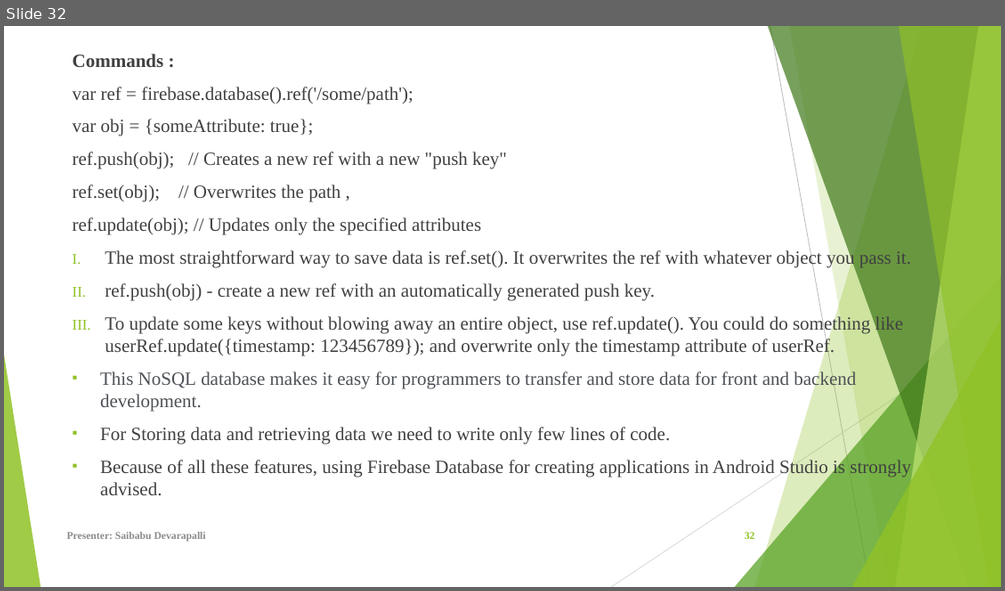
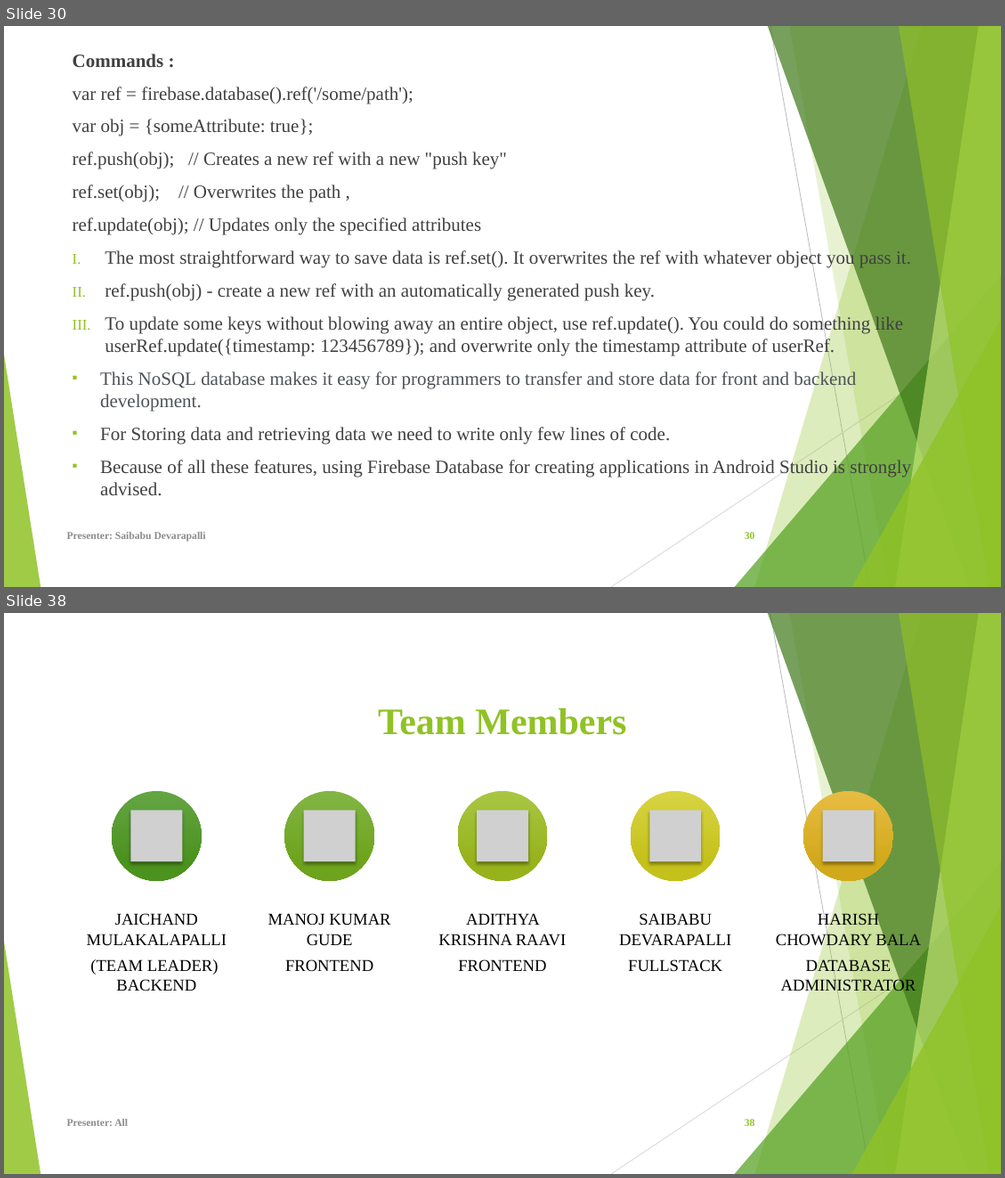
Before and after one commit to Sec03Team05Fall22GDP1/FreebiesforNewbies, a slide deck: Project_Files/Sprint 6/FreeBies For NewBies.pptx. Shown one above the other, each under a label of ours: slide 32 before the commit, slides 30 and 38 after it; the slides between them are not shown. The pictures are 1005x591 and 1005x1178 pixels, drawn with LibreOffice and Linux fonts; fonts in the diff are those of the drawing; grey boxes stand for pictures. Boxes give left, top, right and bottom in pixels: in the first picture for what was removed or moved away, otherwise in the second. Text is boxed around its words. In the diff, an @@ line names an element or a change of style, - is before the commit and + after.

```diff
--- a/Project_Files/Sprint 6/FreeBies For NewBies.pptx
+++ b/Project_Files/Sprint 6/FreeBies For NewBies.pptx
@@ slide 38 added at box(4, 613, 1001, 1174), background #FFFFFF; not listed: 10 template elements that a slide beside it also shows @@
@@ text added at box(378, 708, 626, 735), 36 pt, text #90C226, bold @@
+Team Members
@@ group added at box(87, 791, 921, 995): 5 ellipses, 5 pictures, 5 texts @@
+JAICHAND MULAKALAPALLI
+(TEAM LEADER) BACKEND
+MANOJ KUMAR GUDE
+FRONTEND
+ADITHYA KRISHNA RAAVI
+FRONTEND
+SAIBABU DEVARAPALLI
+FULLSTACK
+HARISH CHOWDARY BALA
+DATABASE ADMINISTRATOR
@@ text added at box(67, 1119, 128, 1126), 10 pt, text #8C8C8C, bold @@
+Presenter: All
@@ page number added at box(744, 1119, 755, 1126), 10 pt, text #90C226, bold @@
+38
@@ what was slide 32 is now slide 30 @@
@@ page number at box(744, 532, 755, 539): text changed @@
-32
+30
```
Also in this commit, not shown: 5 slides changed, 7 other slides added, 2 slides removed.
